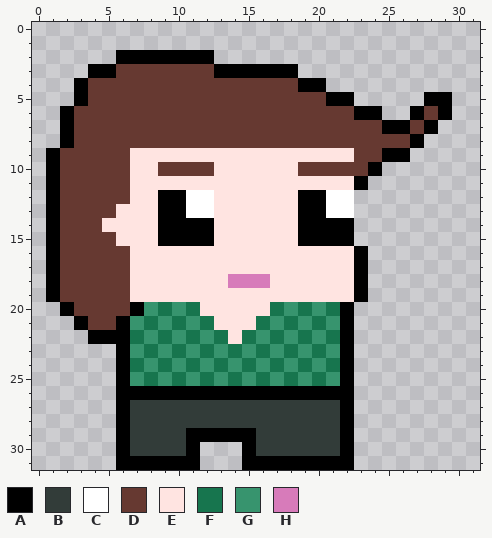
Two states of a pixel-art file, Assets/Assets/Other Characters/Zwilling_2.aseprite. This is how it looked before the edit.
32x32 pixels, 1 frame.
Palette (. is transparent): A #000000  B #323c39  C #ffffff  D #663931  E #ffe4e1  F #17754e  G #37946e  H #d77bba
Pixels before, first column x 1:
 2 .....AAAAAAA.................
 3 ...AADDDDDDDAAAAAA...........
 4 ..ADDDDDDDDDDDDDDDAA.........
 5 ..ADDDDDDDDDDDDDDDDDAA.....AA
 6 .ADDDDDDDDDDDDDDDDDDDDAA..ADA
 7 .ADDDDDDDDDDDDDDDDDDDDDDAADA.
 8 .ADDDDDDDDDDDDDDDDDDDDDDDDA..
 9 ADDDDDEEEEEEEEEEEEEEEEDDAA...
10 ADDDDDEEDDDDEEEEEEDDDDDA.....
11 ADDDDDEEEEEEEEEEEEEEEEA......
12 ADDDDDEEAACCEEEEEEAACC.......
13 ADDDDEEEAACCEEEEEEAACC.......
14 ADDDEEEEAAAAEEEEEEAAAA.......
15 ADDDDEEEAAAAEEEEEEAAAA.......
16 ADDDDDEEEEEEEEEEEEEEEEA......
17 ADDDDDEEEEEEEEEEEEEEEEA......
18 ADDDDDEEEEEEEHHHEEEEEEA......
19 ADDDDDEEEEEEEEEEEEEEEEA......
20 .ADDDDAGFGFEEEEEFGFGFA.......
21 ..ADDAGFGFGFEEEFGFGFGA.......
22 ...AAAFGFGFGFEFGFGFGFA.......
23 .....AGFGFGFGFGFGFGFGA.......
24 .....AFGFGFGFGFGFGFGFA.......
25 .....AGFGFGFGFGFGFGFGA.......
26 .....AAAAAAAAAAAAAAAAA.......
27 .....ABBBBBBBBBBBBBBBA.......
28 .....ABBBBBBBBBBBBBBBA.......
29 .....ABBBBAAAAABBBBBBA.......
30 .....ABBBBA...ABBBBBBA.......
31 .....AAAAAA...AAAAAAAA.......
After:
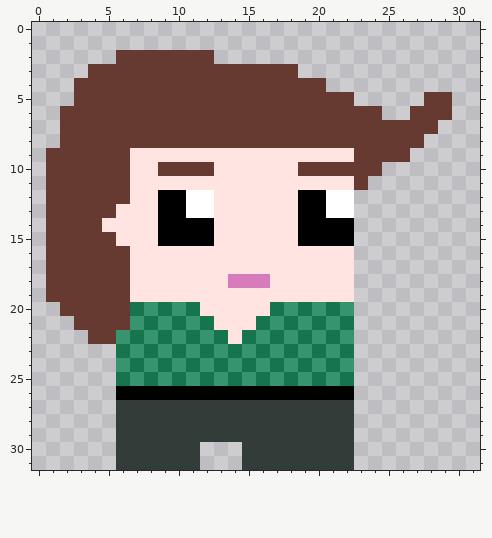
Diff:
Changed rows in their new state; - is an unchanged pixel.
first column x 1:
 2 -----DDDDDDD-----------------
 3 ---DD-------DDDDDD-----------
 4 --D---------------DD---------
 5 --D-----------------DD-----DD
 6 -D--------------------DD--D-D
 7 -D----------------------DD-D-
 8 -D------------------------D--
 9 D-----------------------DD---
10 D----------------------D-----
11 D---------------------D------
12 D----------------------------
13 D----------------------------
14 D----------------------------
15 D----------------------------
16 D---------------------.------
17 D---------------------.------
18 D---------------------.------
19 D---------------------.------
20 -D----F--------------G-------
21 --D--D---------------F-------
22 ---DDG---------------G-------
23 -----F---------------F-------
24 -----G---------------G-------
25 -----F---------------F-------
27 -----B---------------B-------
28 -----B---------------B-------
29 -----B----BBBBB------B-------
30 -----B----B---B------B-------
31 -----BBBBBB---BBBBBBBB-------
Where, in picture pixels (left, top, right, bottom), the same in both pictures:
changed: (46, 50, 452, 470)
